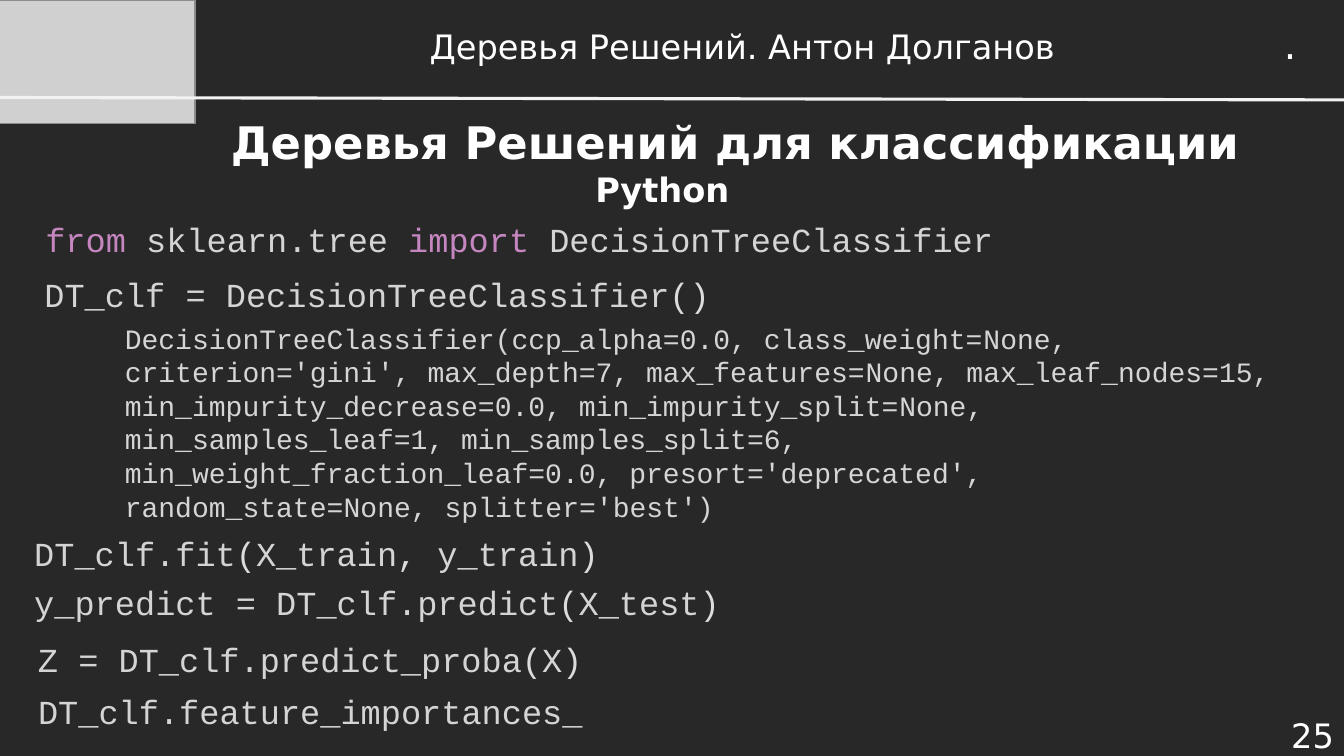
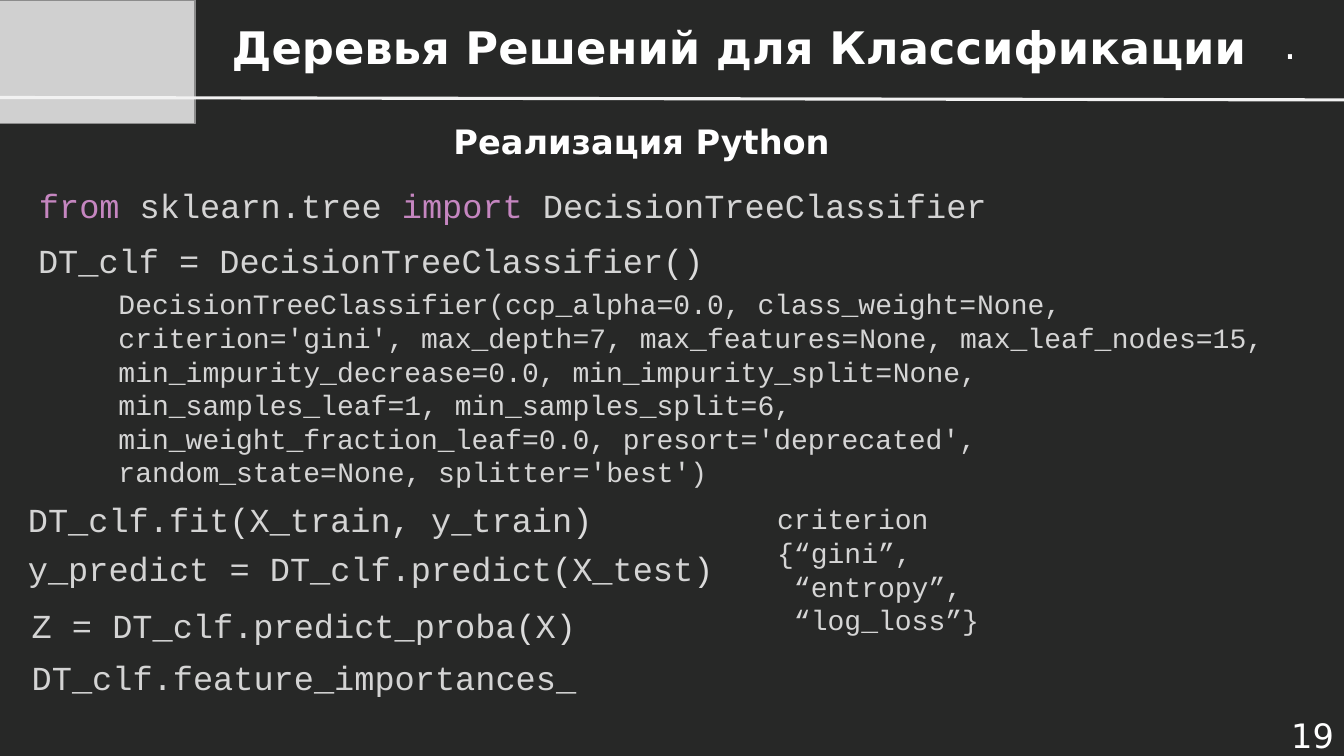
Before and after one commit to dayekb/Study, a slide deck: slide 19 of rus/UrFU/IST in Medicine/1 season/Презентации/Лекция 1.10 - Деревья Решений.pptx (slide 25 before the commit). Drawn at 1344x756 pixels with LibreOffice and Linux fonts; fonts in the diff are those of the drawing; grey boxes stand for pictures. Boxes give left, top, right and bottom in pixels: in the first picture for what was removed or moved away, otherwise in the second. Text is boxed around its words. In the diff, an @@ line names an element or a change of style, - is before the commit and + after.

```diff
--- a/rus/UrFU/IST in Medicine/1 season/Презентации/Лекция 1.10 - Деревья Решений.pptx
+++ b/rus/UrFU/IST in Medicine/1 season/Презентации/Лекция 1.10 - Деревья Решений.pptx
@@ text at (x1=232, y1=29, x2=1246, y2=74): text changed @@
-Деревья Решений для классификации
+Деревья Решений для Классификации
@@ text removed at (x1=430, y1=33, x2=1055, y2=66) @@
-Деревья Решений. Антон Долганов
@@ text at (x1=453, y1=128, x2=830, y2=161): text changed @@
-Python
+Реализация Python
@@ text added at (x1=777, y1=510, x2=979, y2=636), 20 pt, text #D5D5D5 @@
+criterion
+{“gini”,
+“entropy”,
+“log_loss”}
@@ 7 texts moved together from (x1=34, y1=227, x2=1269, y2=731) to (x1=28, y1=193, x2=1263, y2=697) @@
@@ page number at (x1=1291, y1=723, x2=1334, y2=749): text changed @@
-25
+19
```
Also in this commit, not shown: 42 other slides changed, 2 slides added, 3 slides removed, 14 other files.
